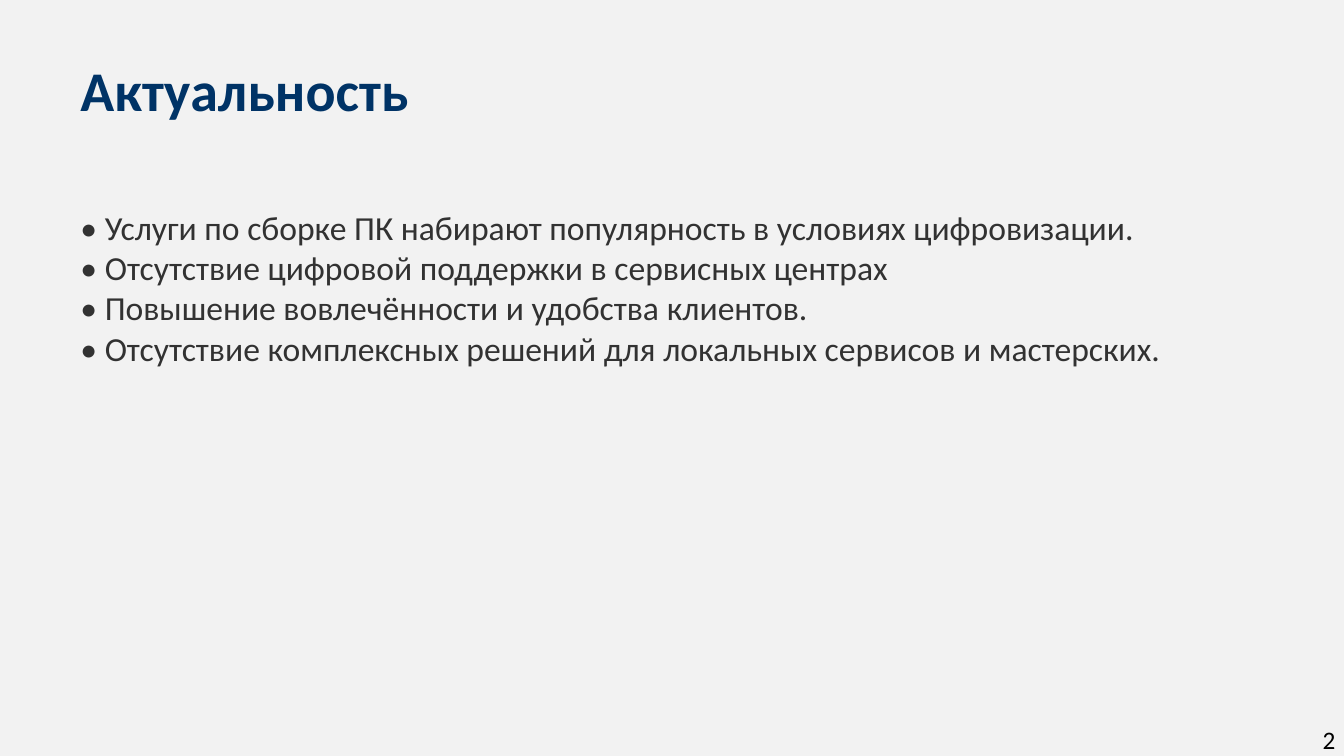
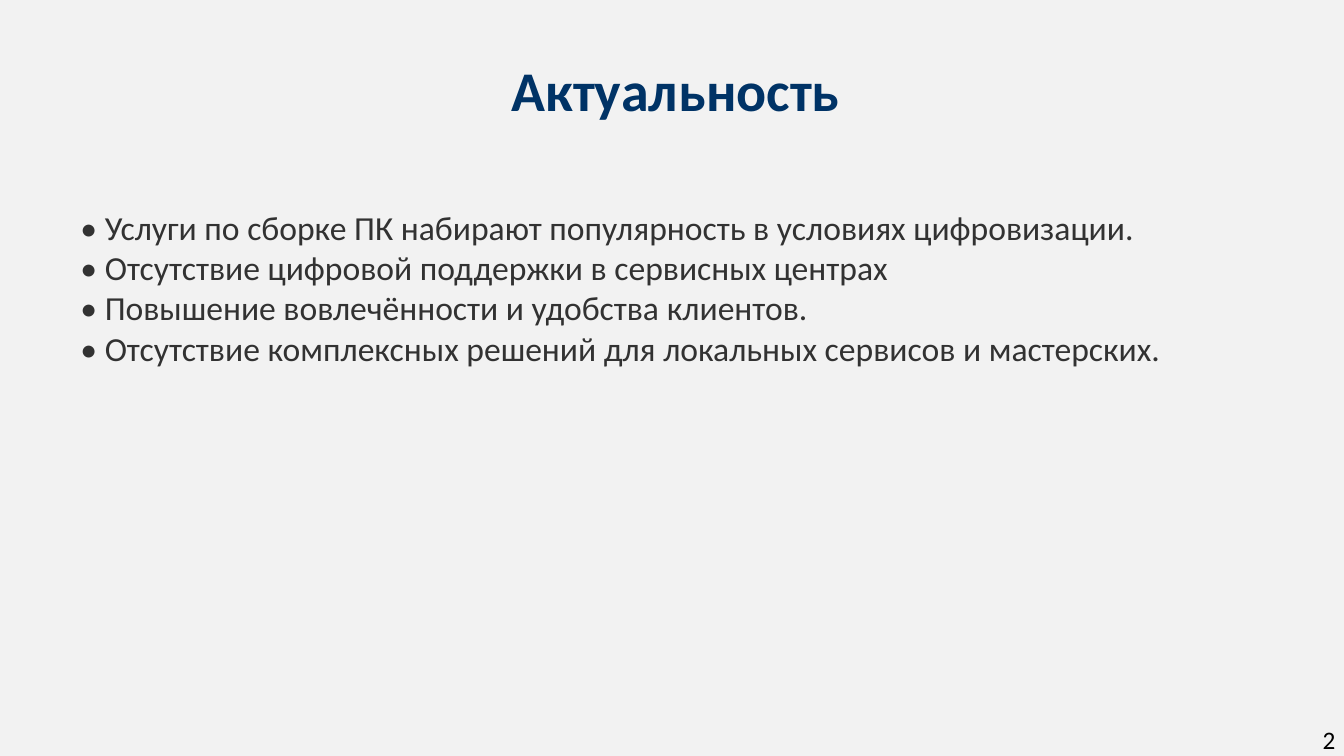
Before and after one commit to NzrvXO/Diplom, a slide deck: slide 2 of Презентация конференция/Презентация_Диплом_Template_Full.pptx. Drawn at 1344x756 pixels with LibreOffice and Linux fonts; fonts in the diff are those of the drawing. Boxes give left, top, right and bottom in pixels: in the first picture for what was removed or moved away, otherwise in the second. Text is boxed around its words. In the diff, an @@ line names an element or a change of style, - is before the commit and + after.

```diff
--- a/Презентация конференция/Презентация_Диплом_Template_Full.pptx
+++ b/Презентация конференция/Презентация_Диплом_Template_Full.pptx
@@ text "Актуальность": place and size @@
-text "Актуальность" at [80,74,408,120]
+text "Актуальность" at [512,74,840,120]
@@ text "Актуальность" at [512,74,840,120]: alignment left to centre @@
```
Also in this commit, not shown: 10 slides added, 2 slides removed, 3 other files.
